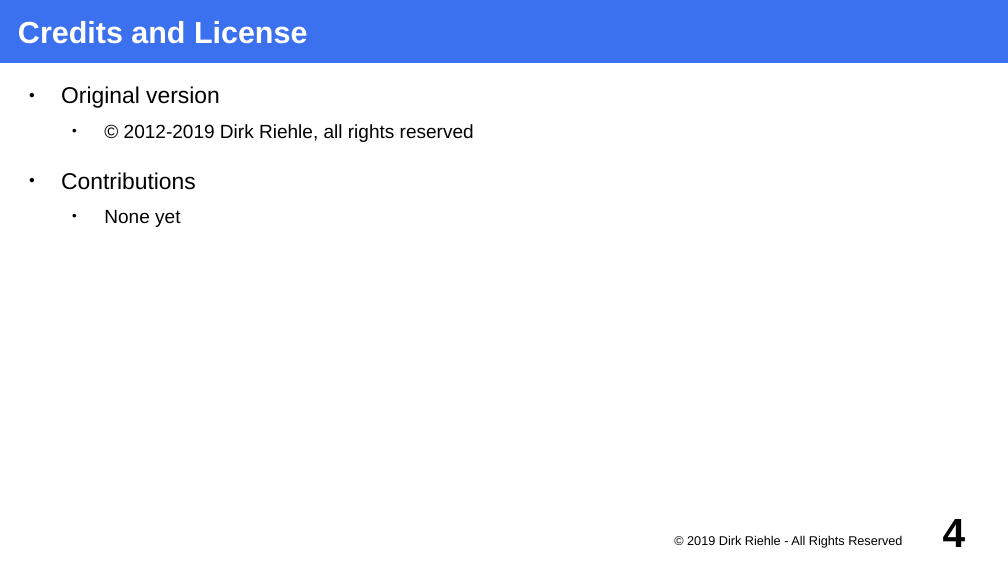
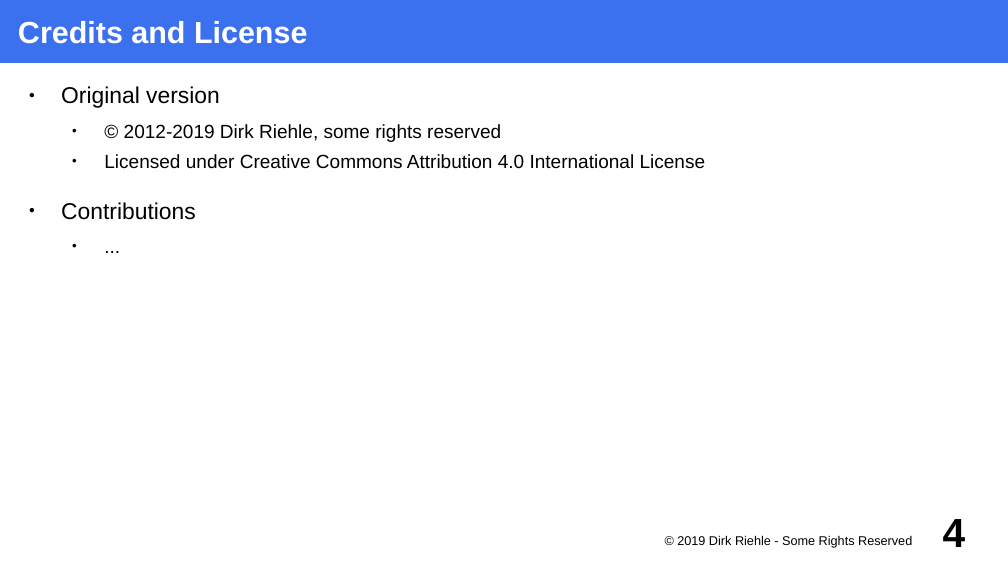
Before and after one commit to dirkriehle/foss-course, a slide deck: slide 4 of Lecture slides/FOSS C04 - Service Support Firms.odp. Drawn at 1008x567 pixels with LibreOffice and Linux fonts; fonts in the diff are those of the drawing. Boxes give left, top, right and bottom in pixels: in the first picture for what was removed or moved away, otherwise in the second. Text is boxed around its words. In the diff, an @@ line names an element or a change of style, - is before the commit and + after.

```diff
--- a/Lecture slides/FOSS C04 - Service Support Firms.odp
+++ b/Lecture slides/FOSS C04 - Service Support Firms.odp
@@ text at [104,124,706,169]: text changed @@
-  ● © 2012-2019 Dirk Riehle, all rights reserved
+  ● © 2012-2019 Dirk Riehle, some rights reserved
+  ● Licensed under Creative Commons Attribution 4.0 International License
@@ text at [104,210,180,227]: text changed @@
-  ● None yet
+  ● ...
@@ text at [677,535,912,548]: text changed @@
-© 2019 Dirk Riehle - All Rights Reserved
+© 2019 Dirk Riehle - Some Rights Reserved
```
Also in this commit, not shown: 2 other slides changed, 49 other files.
